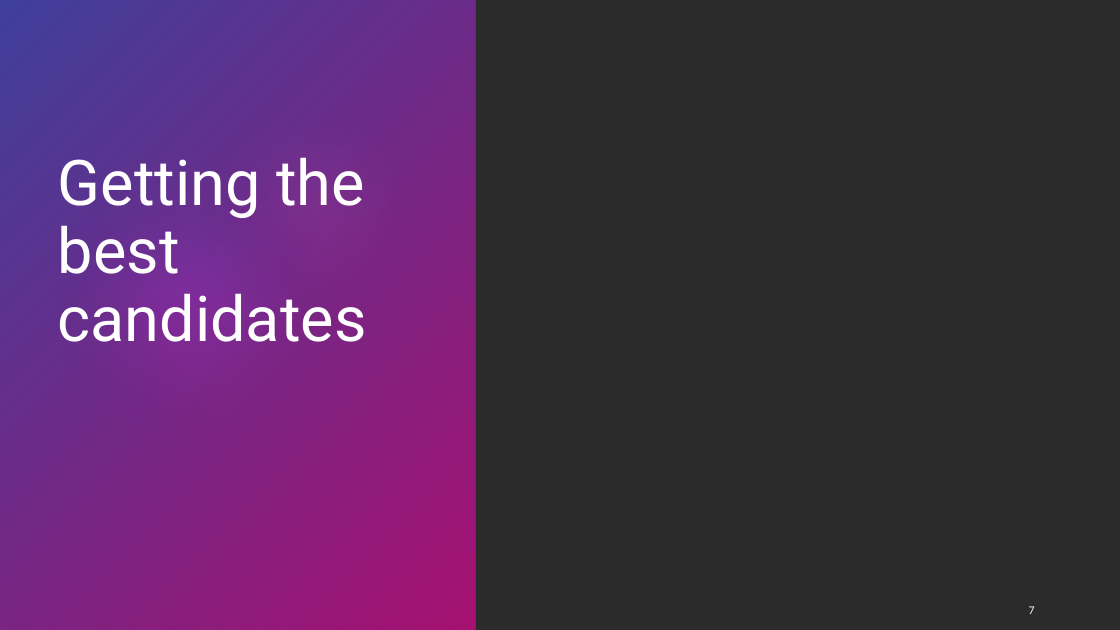
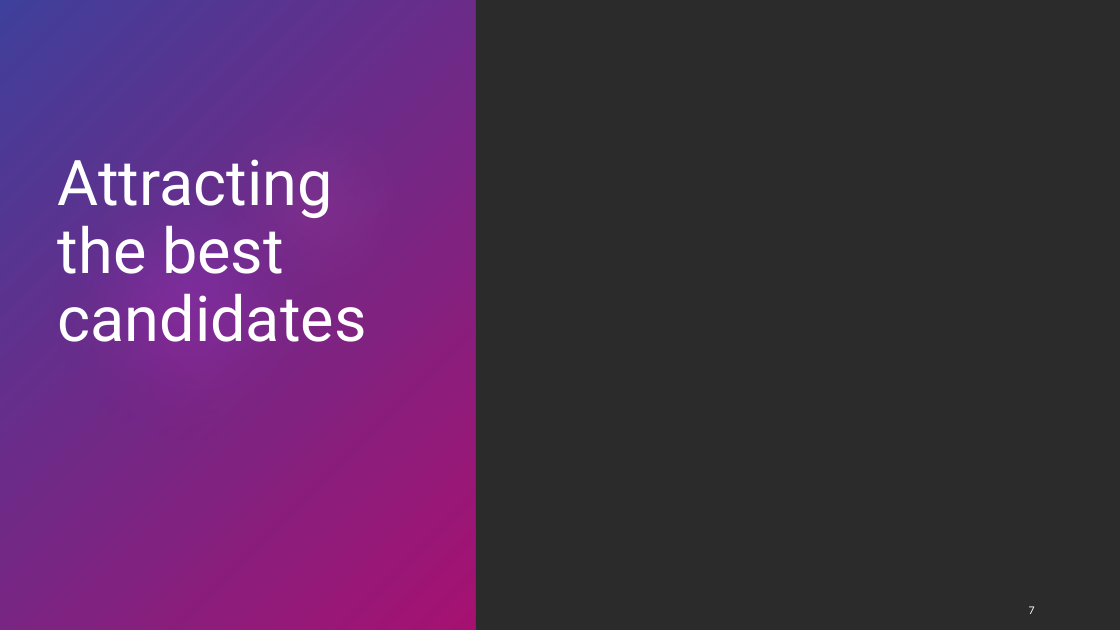
Before and after one commit to Paulabvc/Final_Project, a slide deck: slide 8 of Presentation/ironhack_final_presentation.pptx. Drawn at 1120x630 pixels with LibreOffice and Linux fonts; fonts in the diff are those of the drawing; background and template pictures are left out; a plain dark background stands for a picture behind light text. Boxes give left, top, right and bottom in pixels: in the first picture for what was removed or moved away, otherwise in the second. Text is boxed around its words. In the diff, an @@ line names an element or a change of style, - is before the commit and + after.

```diff
--- a/Presentation/ironhack_final_presentation.pptx
+++ b/Presentation/ironhack_final_presentation.pptx
@@ title at (58,159,367,342): text changed @@
-Getting the best candidates
+Attracting
+the best candidates
```
Also in this commit, not shown: 1 other slide changed.
